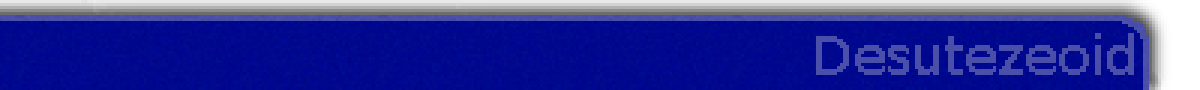
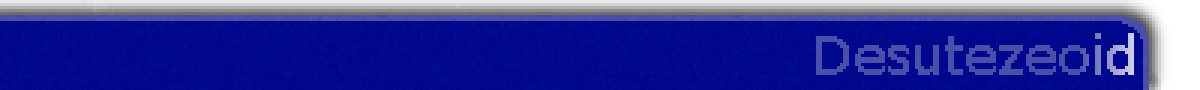
Layer changes from the first 1200 x 90 image to the second:
added layer "textgleam4" above "textgleam3" over [1080, 33, 1134, 75]
added layer "textgleam3" above "textgleam2" over [1080, 33, 1134, 75]
added layer "textgleam2" above "textgleam1" over [1080, 33, 1134, 75]
added layer "textgleam1" above "textgleam0" over [1080, 33, 1134, 75]
added layer "textgleam0" above "Desutezeoid" over [1080, 33, 1134, 75]
moved "Desutezeoid" above "Clipboard" over [1080, 33, 1134, 75]
moved "Clipboard" above "Clipboard copy" over [81, 15, 93, 90]
